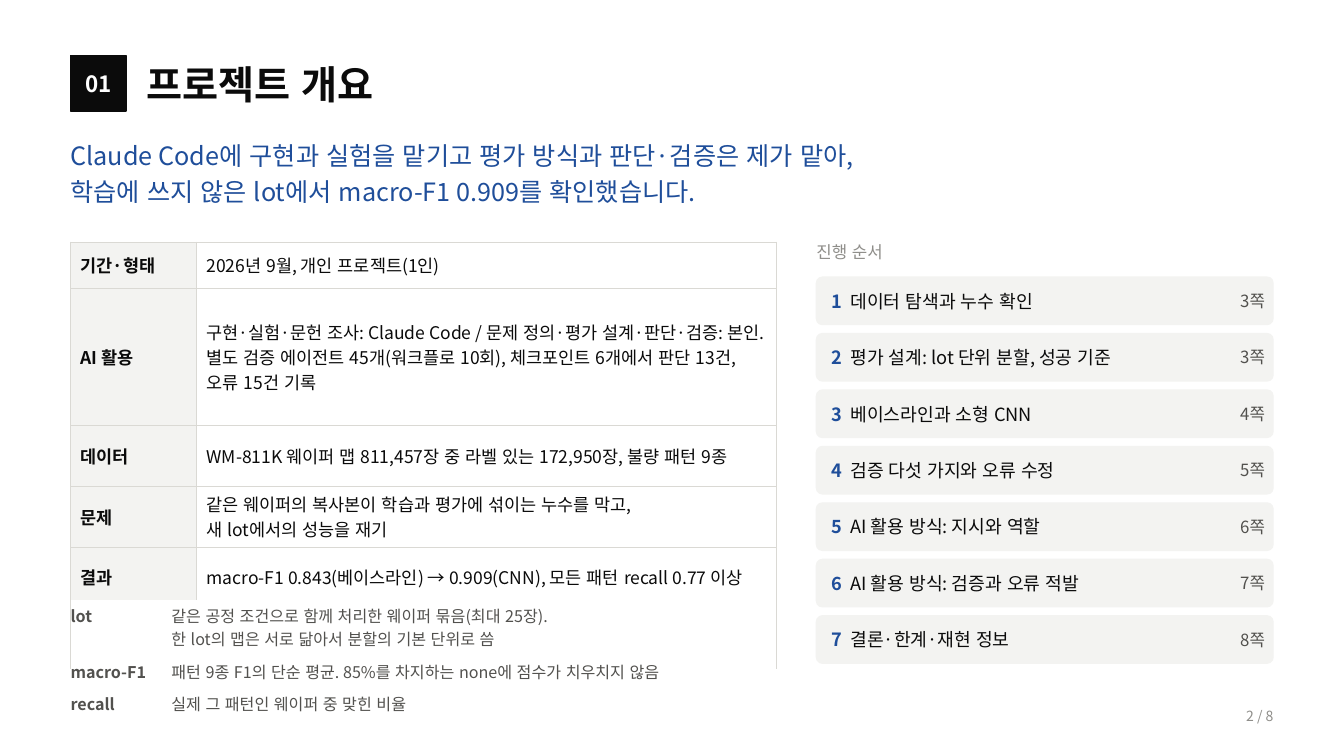
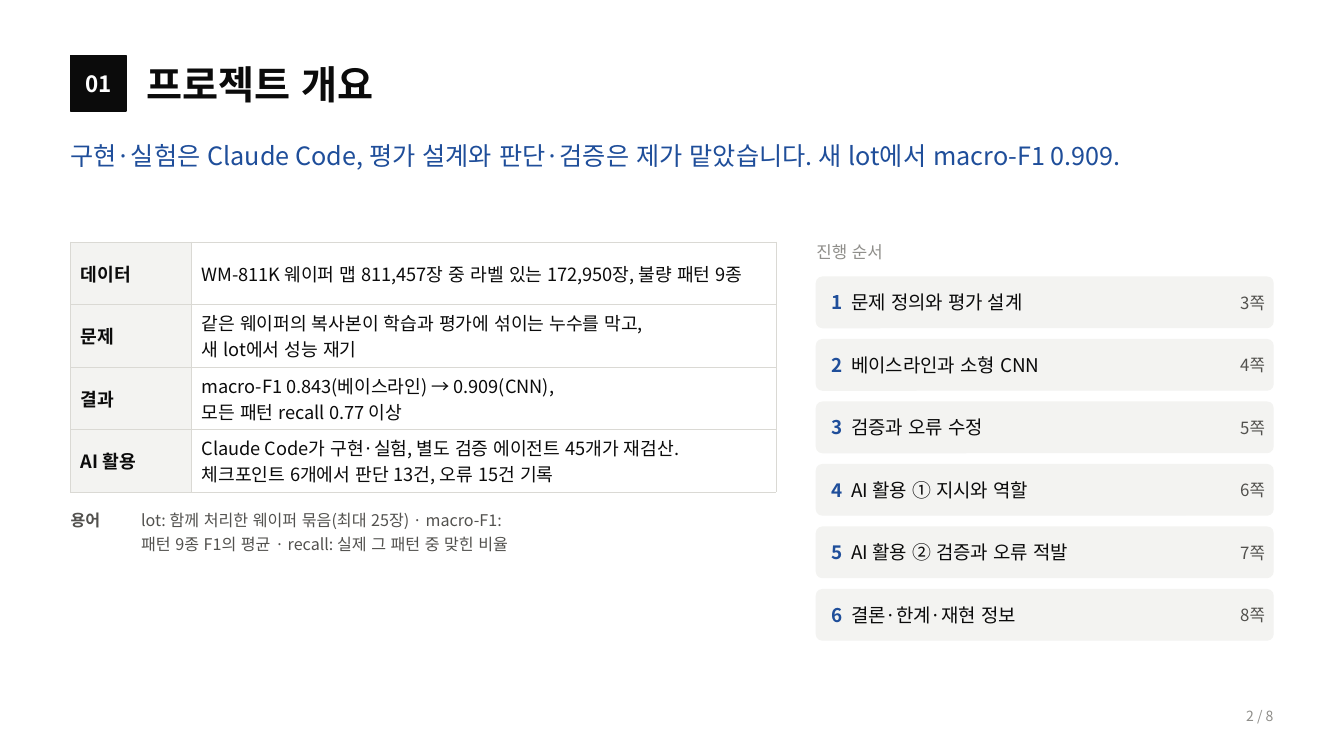
Before and after one commit to sl2ver/wm811k-wafer-defect-classification, a slide deck: slide 2 of portfolio/portfolio.pptx. Drawn at 1344x756 pixels with LibreOffice and Linux fonts; fonts in the diff are those of the drawing. Boxes give left, top, right and bottom in pixels: in the first picture for what was removed or moved away, otherwise in the second. Text is boxed around its words. In the diff, an @@ line names an element or a change of style, - is before the commit and + after.

```diff
--- a/portfolio/portfolio.pptx
+++ b/portfolio/portfolio.pptx
@@ text at (71, 144, 1121, 170): text changed @@
-Claude Code에 구현과 실험을 맡기고 평가 방식과 판단·검증은 제가 맡아,
-학습에 쓰지 않은 lot에서 macro-F1 0.909를 확인했습니다.
+구현·실험은 Claude Code, 평가 설계와 판단·검증은 제가 맡았습니다. 새 lot에서 macro-F1 0.909.
@@ table at (71, 242, 776, 489) @@
-row 1: 기간·형태 | 2026년 9월, 개인 프로젝트(1인)
-row 2: AI 활용 | 구현·실험·문헌 조사: Claude Code / 문제 정의·평가 설계·판단·검증: 본인. 별도 검증 에이전트 45개(워크플로 10회), 체크포인트 6개에서 판단 13건, 오류 15건 기록
-row 2, column 2: 같은 웨이퍼의 복사본이 학습과 평가에 섞이는 누수를 막고, 새 lot에서의 성능을 재기
+row 2, column 2: 같은 웨이퍼의 복사본이 학습과 평가에 섞이는 누수를 막고, 새 lot에서 성능 재기
-row 4, column 1: 환경
+row 4, column 1: AI 활용
-row 4, column 2: Python 3.12, PyTorch 2.7(CUDA 11.8), scikit-learn 1.9.1, Streamlit, Quadro P2000
+row 4, column 2: Claude Code가 구현·실험, 별도 검증 에이전트 45개가 재검산. 체크포인트 6개에서 판단 13건, 오류 15건 기록
@@ text at (832, 293, 1023, 311): text changed; size 13 to 13.5 pt @@
-1 데이터 탐색과 누수 확인
+1 문제 정의와 평가 설계
@@ rounded rectangle: place and size @@
-rounded rectangle at (817, 334, 1273, 381)
+rounded rectangle at (817, 340, 1273, 390)
@@ text at (832, 356, 1039, 374): text changed; size 13 to 13.5 pt @@
-3 베이스라인과 소형 CNN
+2 베이스라인과 소형 CNN
@@ text removed at (832, 348, 1111, 368) @@
-2 평가 설계: lot 단위 분할, 성공 기준
@@ text "4쪽": place and size @@
-text "4쪽" at (1240, 406, 1265, 422)
+text "4쪽" at (1240, 357, 1265, 373)
@@ text removed at (1240, 349, 1265, 365) @@
-3쪽
@@ rounded rectangle: place and size @@
-rounded rectangle at (817, 390, 1273, 438)
+rounded rectangle at (817, 402, 1273, 453)
@@ text at (832, 418, 983, 436): text changed; size 13 to 13.5 pt @@
-4 검증 다섯 가지와 오류 수정
+3 검증과 오류 수정
@@ text "5쪽": place and size @@
-text "5쪽" at (1240, 462, 1265, 478)
+text "5쪽" at (1240, 420, 1265, 436)
@@ rounded rectangle: place and size @@
-rounded rectangle at (817, 447, 1273, 494)
+rounded rectangle at (817, 465, 1273, 515)
@@ text "6쪽": place and size @@
-text "6쪽" at (1240, 519, 1265, 535)
+text "6쪽" at (1240, 482, 1265, 498)
@@ table at (71, 504, 776, 605) @@
-row 1: lot | 같은 공정 조건으로 함께 처리한 웨이퍼 묶음(최대 25장). 한 lot의 맵은 서로 닮아서 분할의 기본 단위로 씀
-row 2: macro-F1 | 패턴 9종 F1의 단순 평균. 85%를 차지하는 none에 점수가 치우치지 않음
-row 3: recall | 실제 그 패턴인 웨이퍼 중 맞힌 비율
+row 1: 용어 | lot: 함께 처리한 웨이퍼 묶음(최대 25장) · macro-F1: 패턴 9종 F1의 평균 · recall: 실제 그 패턴 중 맞힌 비율
@@ table: place and size @@
-table at (71, 600, 776, 716)
+table at (71, 504, 776, 605)
@@ text at (832, 481, 1028, 499): text changed; size 13 to 13.5 pt @@
-5 AI 활용 방식: 지시와 역할
+4 AI 활용 ① 지시와 역할
@@ proportions changed in 6 elements at (817, 277, 1273, 328), (817, 340, 1273, 390), (817, 402, 1273, 453), (817, 465, 1273, 515), (817, 590, 1273, 640), (817, 527, 1273, 578) @@
@@ rounded rectangle: place and size @@
-rounded rectangle at (817, 503, 1273, 551)
+rounded rectangle at (817, 527, 1273, 578)
@@ text "7쪽": place and size @@
-text "7쪽" at (1240, 575, 1265, 591)
+text "7쪽" at (1240, 545, 1265, 561)
@@ rounded rectangle removed at (817, 560, 1273, 607) @@
@@ text at (832, 543, 1068, 561): text changed; size 13 to 13.5 pt @@
-6 AI 활용 방식: 검증과 오류 적발
+5 AI 활용 ② 검증과 오류 적발
@@ rounded rectangle: place and size @@
-rounded rectangle at (817, 616, 1273, 663)
+rounded rectangle at (817, 590, 1273, 640)
@@ text "8쪽": place and size @@
-text "8쪽" at (1240, 632, 1265, 648)
+text "8쪽" at (1240, 607, 1265, 623)
@@ text at (832, 606, 1016, 624): text changed; size 13 to 13.5 pt @@
-7 결론·한계·재현 정보
+6 결론·한계·재현 정보
```
Also in this commit, not shown: 6 other slides changed, 15 other files.
